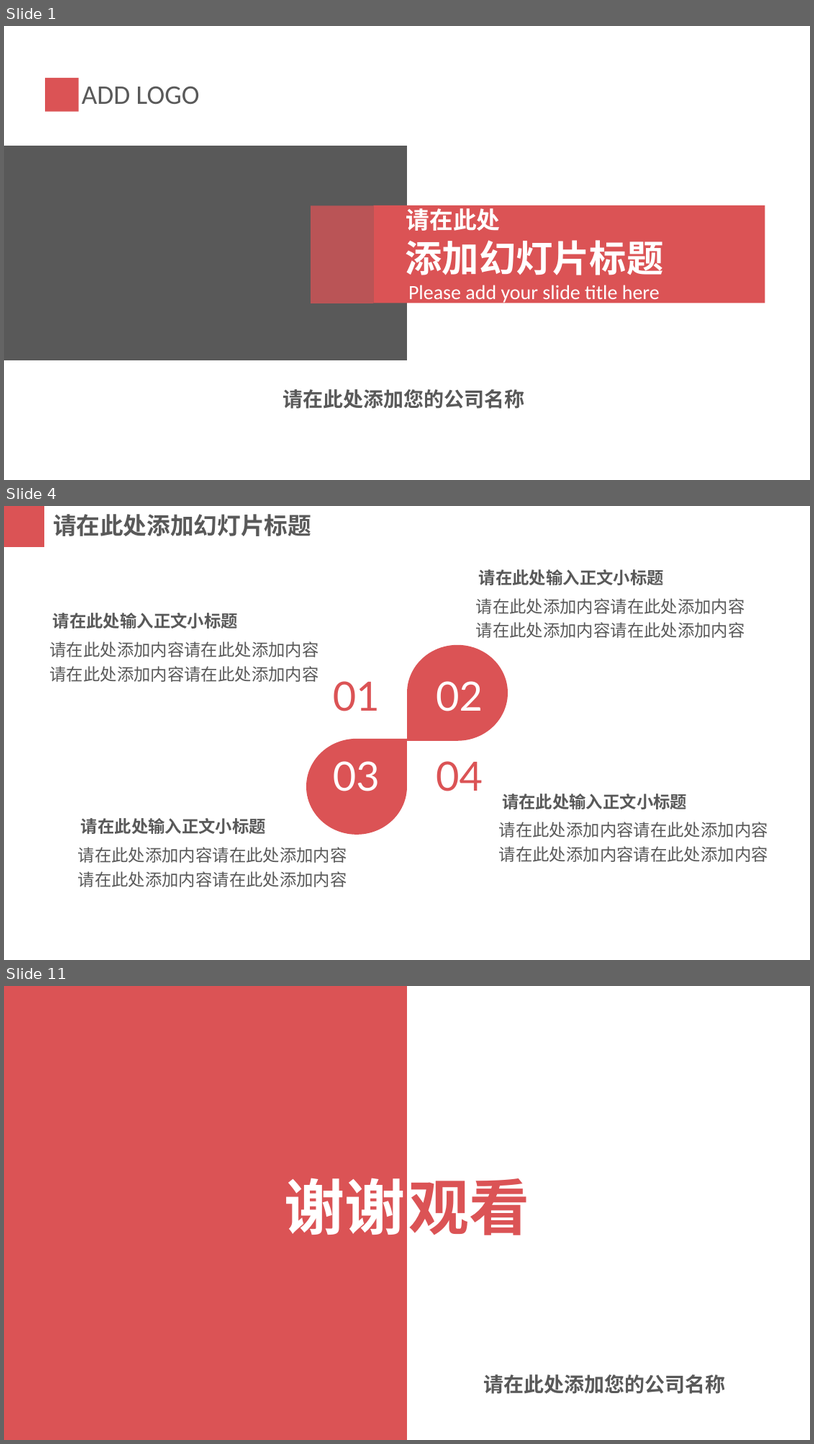
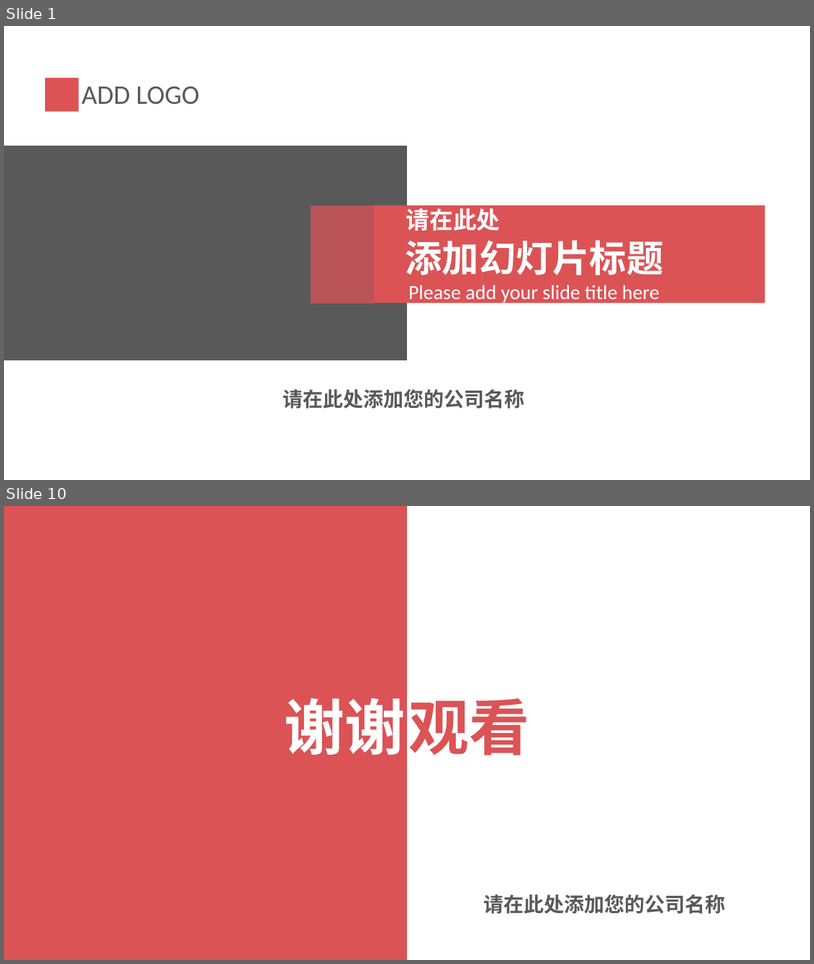
Before and after one commit to PRD2018-G03/PRD2018-G03-SoftwareEngineeringProject, a slide deck: 非受控文档/2_叶柏成/PPT/红灰配色简洁实用PPT模板.pptx. Shown one above the other, each under a label of ours: slides 1, 4 and 11 before the commit, slides 1 and 10 after it; the slides between them are not shown. The pictures are 814x1444 and 814x964 pixels, drawn with LibreOffice and Linux fonts; fonts in the diff are those of the drawing. Boxes give left, top, right and bottom in pixels: in the first picture for what was removed or moved away, otherwise in the second. Text is boxed around its words. In the diff, an @@ line names an element or a change of style, - is before the commit and + after.

```diff
--- a/非受控文档/2_叶柏成/PPT/红灰配色简洁实用PPT模板.pptx
+++ b/非受控文档/2_叶柏成/PPT/红灰配色简洁实用PPT模板.pptx
@@ slide 4 removed at (4, 506, 810, 960), background #FFFFFF @@
@@ rectangle removed at (4, 506, 44, 547) @@
@@ text removed at (53, 514, 311, 536) @@
-请在此处添加幻灯片标题
@@ text removed at (479, 569, 664, 585) @@
-请在此处输入正文小标题
@@ text removed at (53, 613, 238, 628) @@
-请在此处输入正文小标题
@@ text removed at (476, 598, 746, 638) @@
-请在此处添加内容请在此处添加内容请在此处添加内容请在此处添加内容
@@ text removed at (50, 641, 319, 682) @@
-请在此处添加内容请在此处添加内容请在此处添加内容请在此处添加内容
@@ teardrop removed at (407, 645, 509, 741) @@
@@ text removed at (333, 681, 380, 711) @@
-01
@@ text removed at (436, 681, 483, 711) @@
-02
@@ teardrop removed at (306, 739, 407, 834) @@
@@ text removed at (333, 761, 380, 791) @@
-03
@@ text removed at (436, 761, 483, 791) @@
-04
@@ text removed at (502, 793, 687, 809) @@
-请在此处输入正文小标题
@@ text removed at (81, 818, 266, 834) @@
-请在此处输入正文小标题
@@ text removed at (499, 821, 769, 862) @@
-请在此处添加内容请在此处添加内容请在此处添加内容请在此处添加内容
@@ text removed at (78, 847, 347, 887) @@
-请在此处添加内容请在此处添加内容请在此处添加内容请在此处添加内容
@@ what was slide 11 is now slide 10 @@
```
Also in this commit, not shown: 8 slides added, 8 other slides removed.
